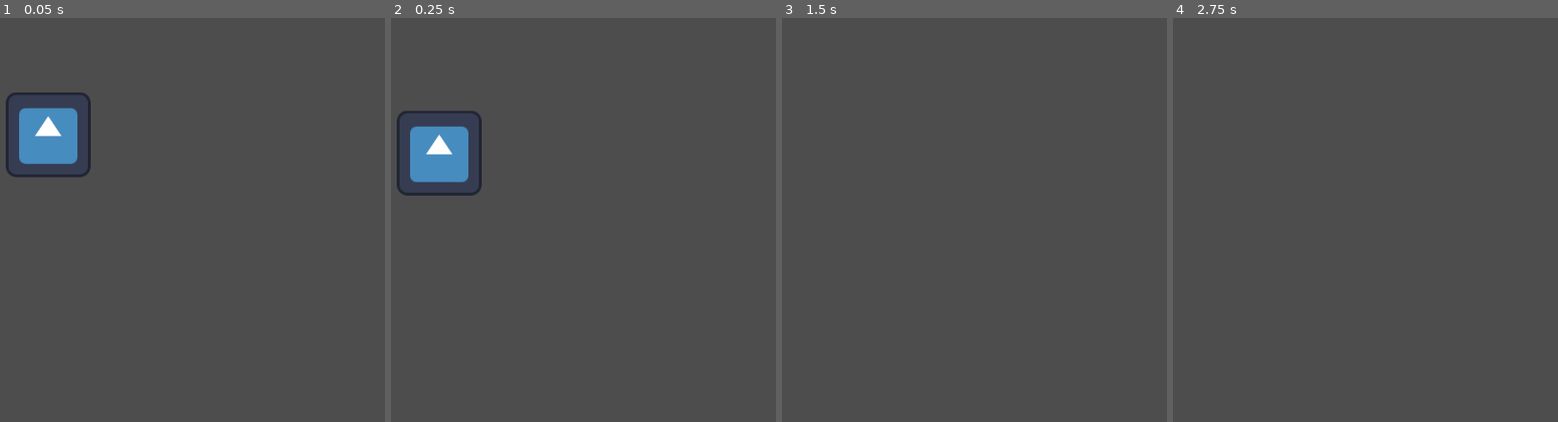
Above: before the commit, frames 1-4 (left to right).
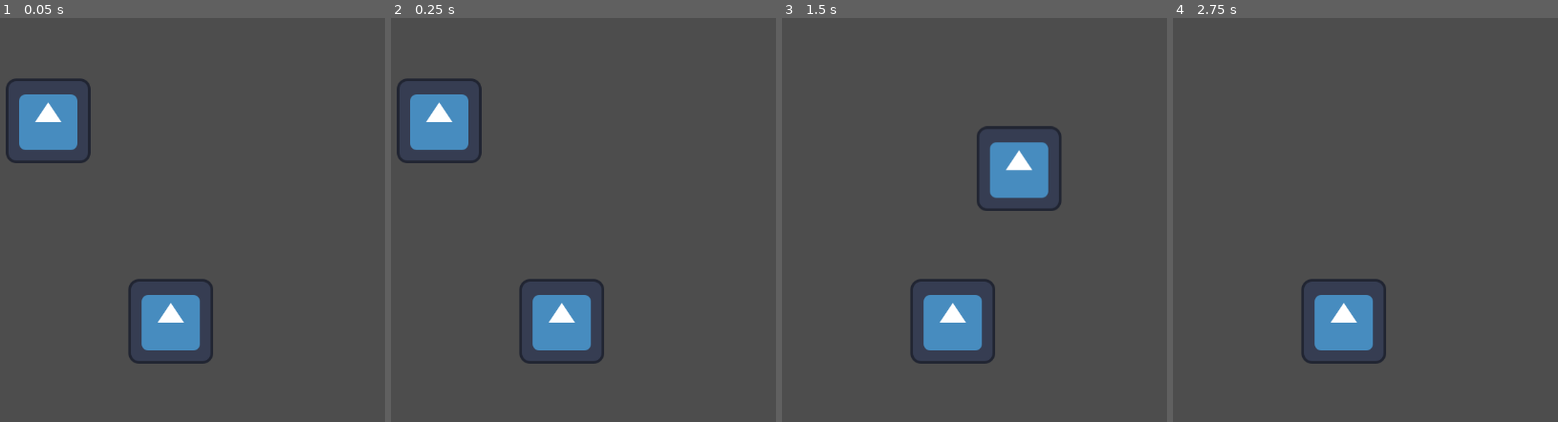
Above: after the commit, the same moments.

Repository: daniiical/Godot-Game
Game: Godot game, scene res://main_menu.tscn
The game is run twice, just before and just after one commit, with the same random seed, the same clock (stepped at 60 frames per second) and the same inputs. The engine's default icon, where the game draws it, is replaced by a stand-in: a white triangle on a blue panel in a dark square.
Inputs:
- Up to frame 1 (0.05 s): no input
- Up to frame 2 (0.25 s): no input
- Up to frame 3 (1.5 s): tap Enter (ui_accept) at 0.5, 0.77 s; hold Right (ui_right) from 0.53 s (still down)
- Up to frame 4 (2.75 s): tap Enter (ui_accept) at 1.52 s; release Right (ui_right) at 2.03 s; hold Left (ui_left) from 2.03 s (still down)

The runs differ from the first frame. In frame 1, 4.7% of the frame differs, in the area x 1-56%, y 14-86%; in frame 2, 5.9%; in frame 3, 5.5%; in frame 4, 2.7%.

Commit message:
tested on pc
sync?

Diff:
--- a/main_menu.tscn
+++ b/main_menu.tscn
@@ -1,9 +1,11 @@
-[gd_scene load_steps=4 format=3 uid="uid://bx8nivygl6cjt"]
+[gd_scene load_steps=5 format=3 uid="uid://bx8nivygl6cjt"]
 
 [ext_resource type="Script" uid="uid://cpsf6ugql8xj1" path="res://character_body_2d.gd" id="1_7vrkn"]
 [ext_resource type="Texture2D" uid="uid://4brx40wi1f27" path="res://icon.svg" id="2_fu7sn"]
 
 [sub_resource type="CircleShape2D" id="CircleShape2D_jix8l"]
+
+[sub_resource type="CircleShape2D" id="CircleShape2D_7vrkn"]
 
 [node name="Node2D" type="Node2D"]
 
@@ -16,3 +18,12 @@
 [node name="Icon" type="Sprite2D" parent="CharacterBody2D"]
 position = Vector2(439, 213)
 texture = ExtResource("2_fu7sn")
+
+[node name="CharacterBody2D2" type="CharacterBody2D" parent="."]
+
+[node name="CollisionShape2D" type="CollisionShape2D" parent="CharacterBody2D2"]
+shape = SubResource("CircleShape2D_7vrkn")
+
+[node name="Icon" type="Sprite2D" parent="CharacterBody2D2"]
+position = Vector2(624, 496)
+texture = ExtResource("2_fu7sn")
